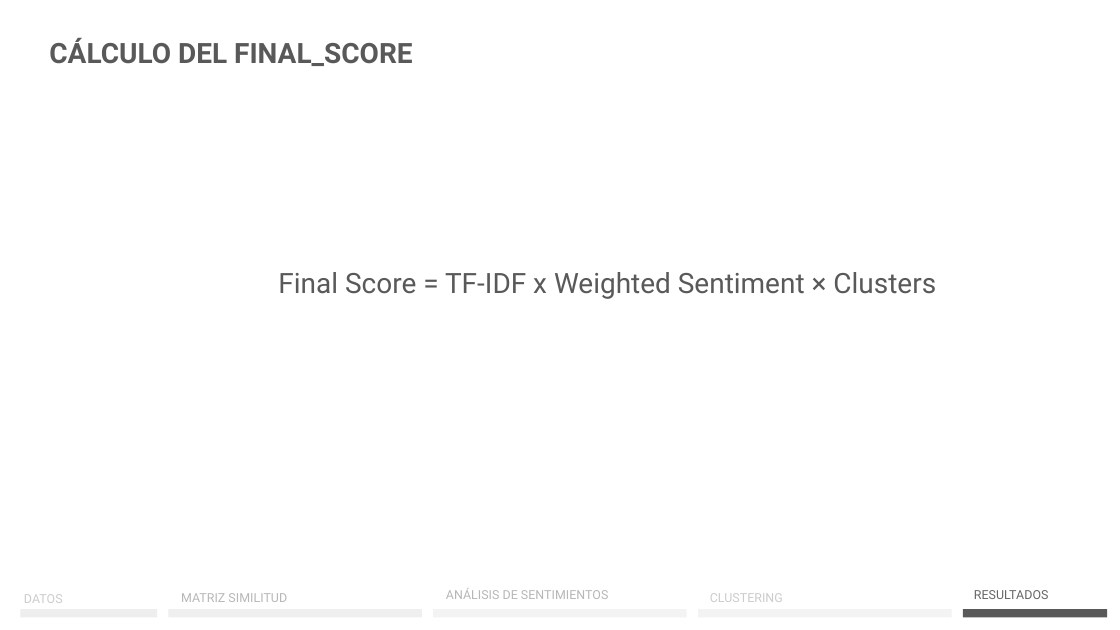
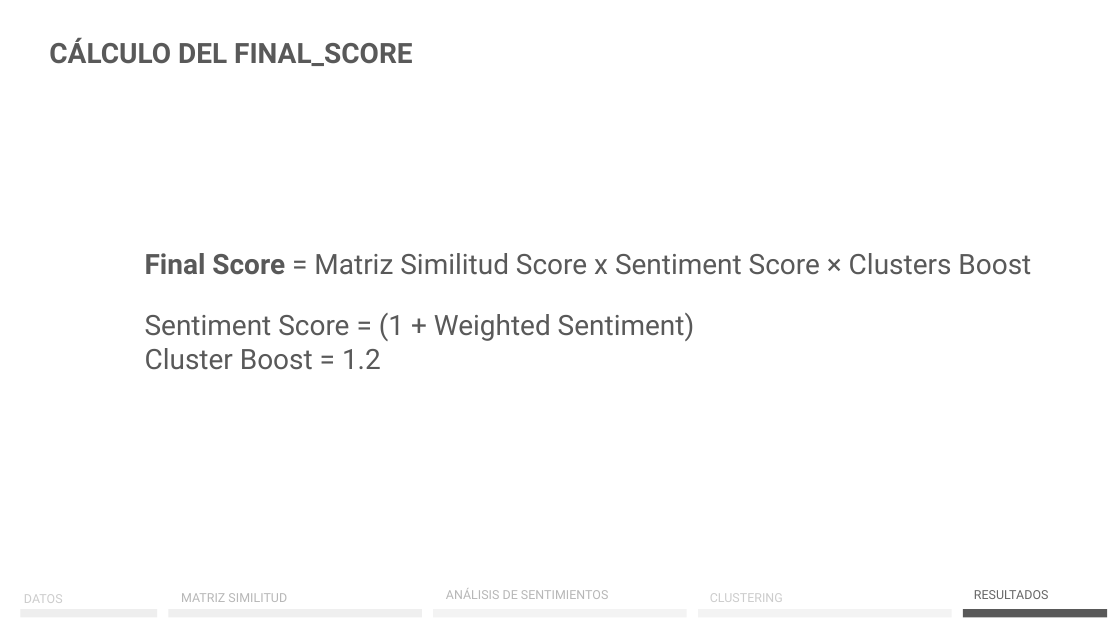
Before and after one commit to ivanseldas/Sentiment-Driven-Video-Recommendations, a slide deck: slide 23 of presentation/Sentiment-Driven Video Recommendations .odp (slide 21 before the commit). Drawn at 1120x630 pixels with LibreOffice and Linux fonts; fonts in the diff are those of the drawing. Boxes give left, top, right and bottom in pixels: in the first picture for what was removed or moved away, otherwise in the second. Text is boxed around its words. In the diff, an @@ line names an element or a change of style, - is before the commit and + after.

Commit message:
presentations updated

```diff
--- a/presentation/Sentiment-Driven Video Recommendations .odp
+++ b/presentation/Sentiment-Driven Video Recommendations .odp
@@ text at (145, 253, 1031, 275): text changed @@
-Final Score = TF-IDF x Weighted Sentiment × Clusters
+Final Score = Matriz Similitud Score x Sentiment Score × Clusters Boost
@@ text added at (145, 313, 695, 370), 18 pt, text #595959 @@
+Sentiment Score = (1 + Weighted Sentiment)
+Cluster Boost = 1.2
```
Also in this commit, not shown: 4 other slides changed, 8 slides added, 3 slides removed, 4 other files.
